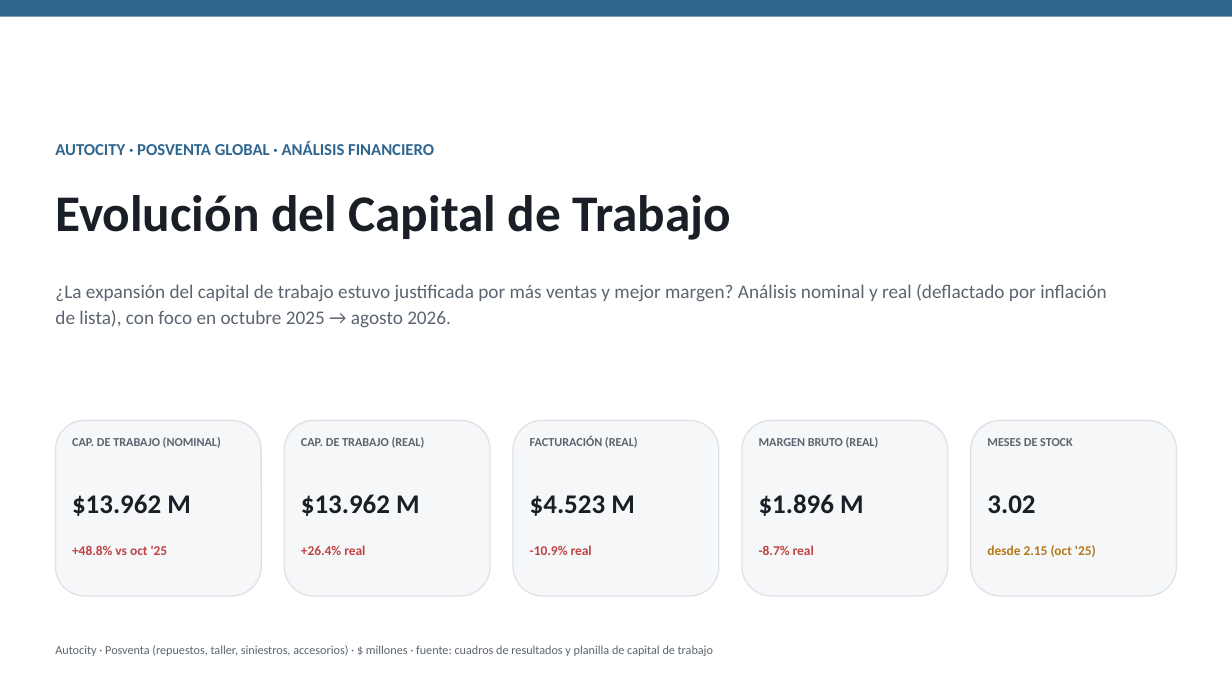
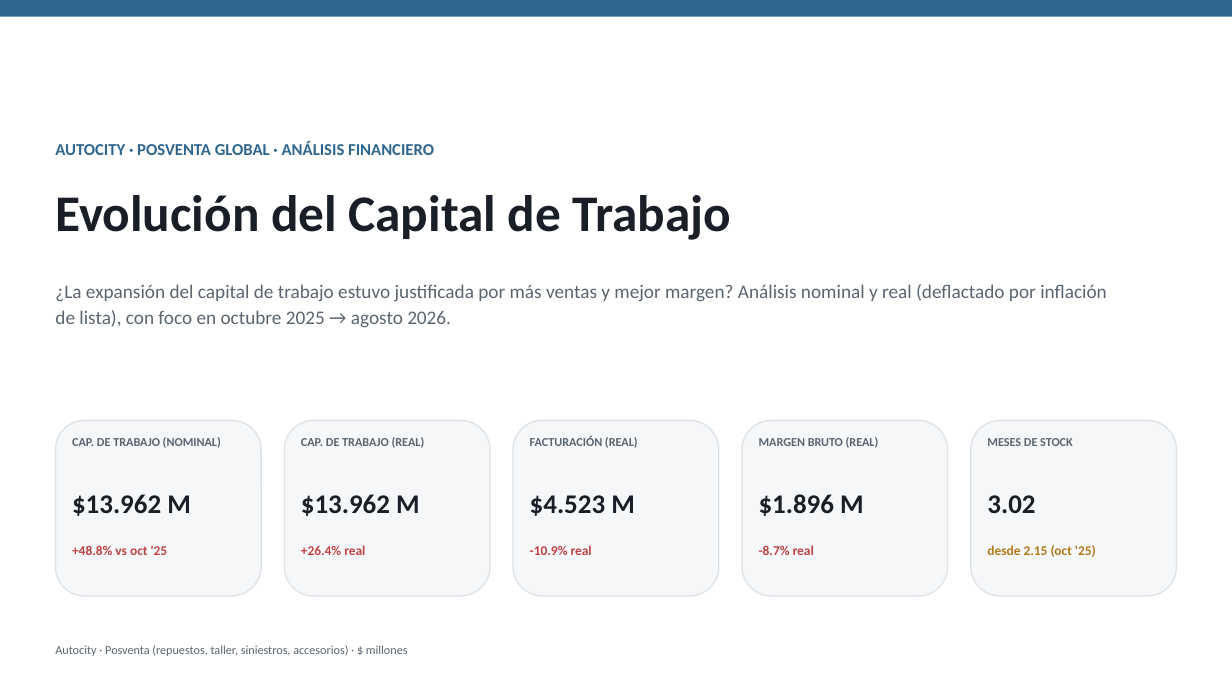
Before and after one commit to tatusaravia02-web/despachos-autocity, a slide deck: slide 1 of Analisis_Capital_de_Trabajo_Autocity.pptx. Drawn at 1232x693 pixels with LibreOffice and Linux fonts; fonts in the diff are those of the drawing. Boxes give left, top, right and bottom in pixels: in the first picture for what was removed or moved away, otherwise in the second. Text is boxed around its words. In the diff, an @@ line names an element or a change of style, - is before the commit and + after.

```diff
--- a/Analisis_Capital_de_Trabajo_Autocity.pptx
+++ b/Analisis_Capital_de_Trabajo_Autocity.pptx
@@ text at bbox=[55, 645, 408, 656]: text changed @@
-Autocity · Posventa (repuestos, taller, siniestros, accesorios) · $ millones · fuente: cuadros de resultados y planilla de capital de trabajo
+Autocity · Posventa (repuestos, taller, siniestros, accesorios) · $ millones
```
Also in this commit, not shown: 4 other slides changed.
